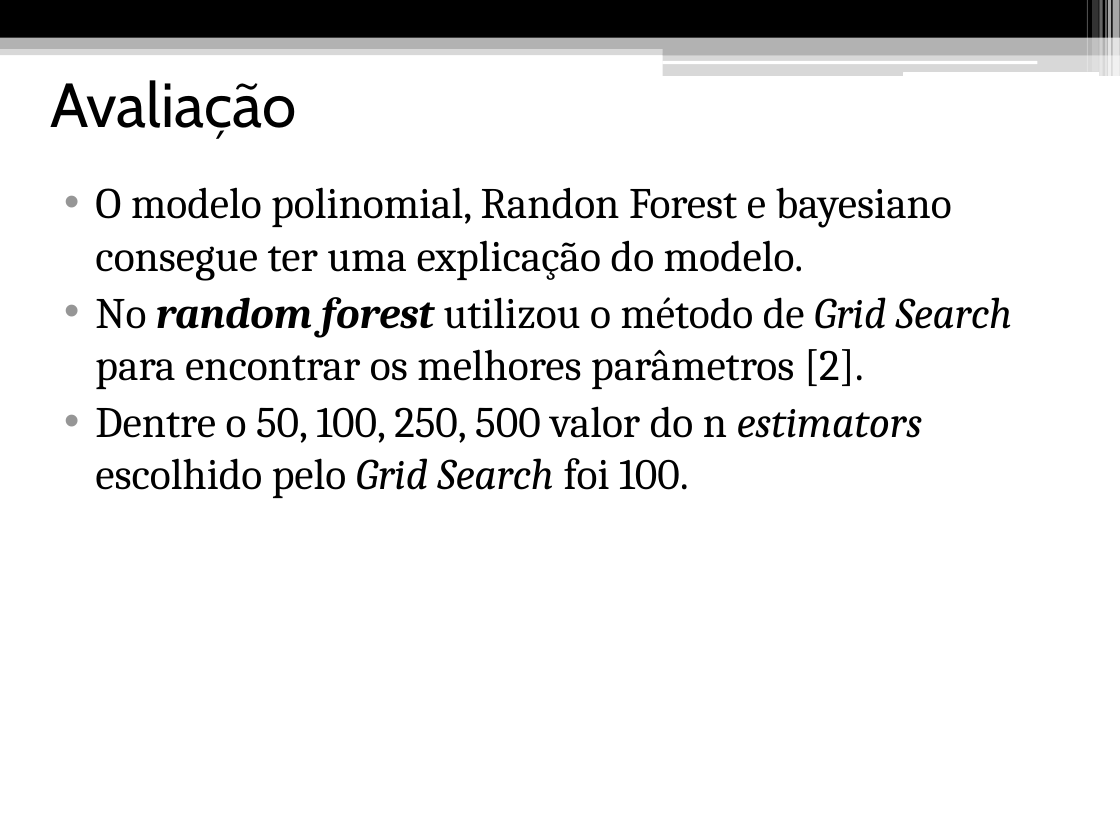
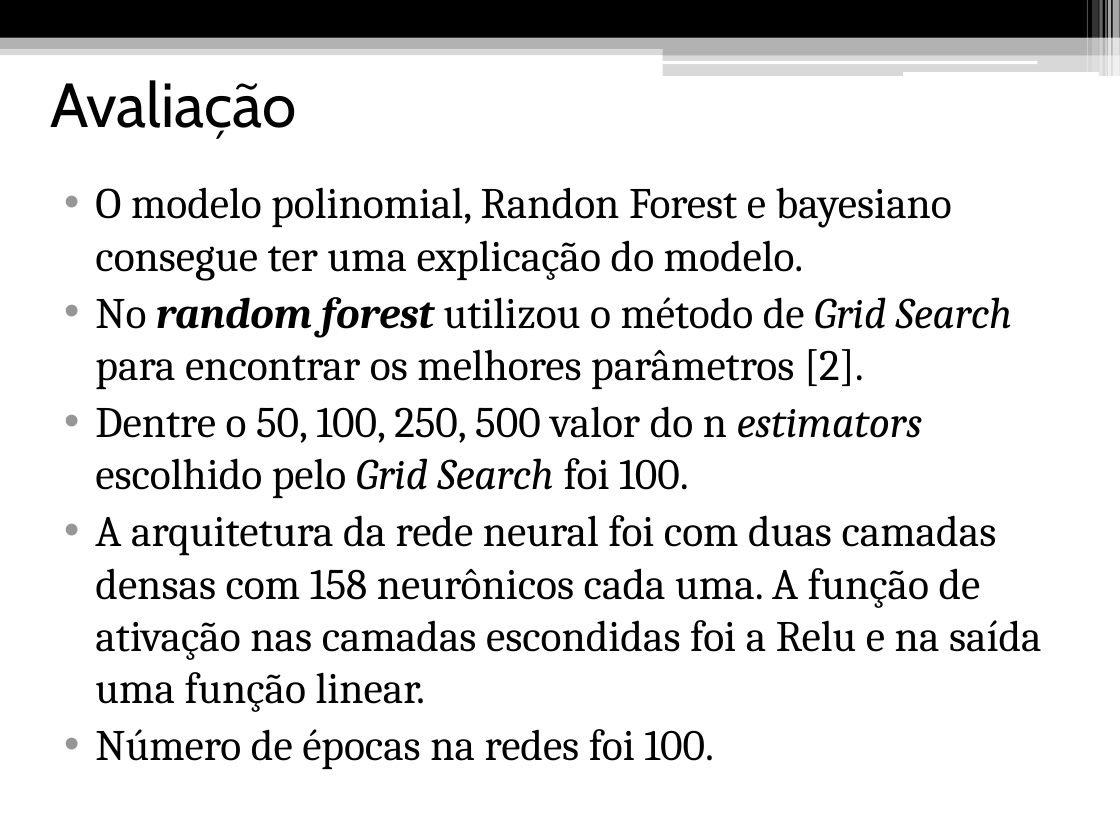
Before and after one commit to nielsencastelo/Analise_dados, a slide deck: slide 20 of Apresentação-Nielsen.pptx. Drawn at 1120x840 pixels with LibreOffice and Linux fonts; fonts in the diff are those of the drawing. Boxes give left, top, right and bottom in pixels: in the first picture for what was removed or moved away, otherwise in the second. Text is boxed around its words. In the diff, an @@ line names an element or a change of style, - is before the commit and + after.

```diff
--- a/Apresentação-Nielsen.pptx
+++ b/Apresentação-Nielsen.pptx
@@ text at [95, 515, 1042, 769]: paragraphs added @@
+• A arquitetura da rede neural foi com duas camadas densas com 158 neurônicos cada uma. A função de ativação nas camadas escondidas foi a Relu e na saída uma função linear.
+• Número de épocas na redes foi 100.
```
Also in this commit, not shown: 3 other slides changed, 2 slides added, 3 other files.
